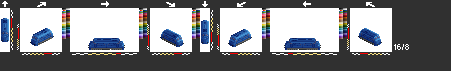
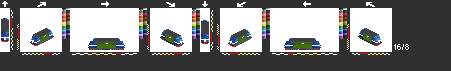
Layers edited between the first and the second w=451, h=71 image:
added layer "bsm1" above "bsx2" over (x1=1, y1=19, x2=381, y2=50)
